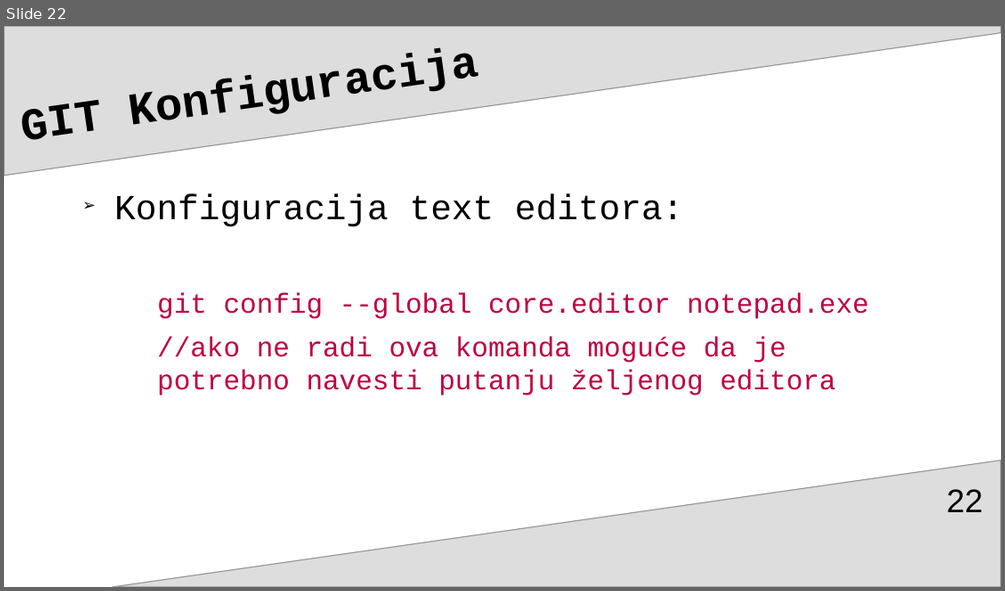
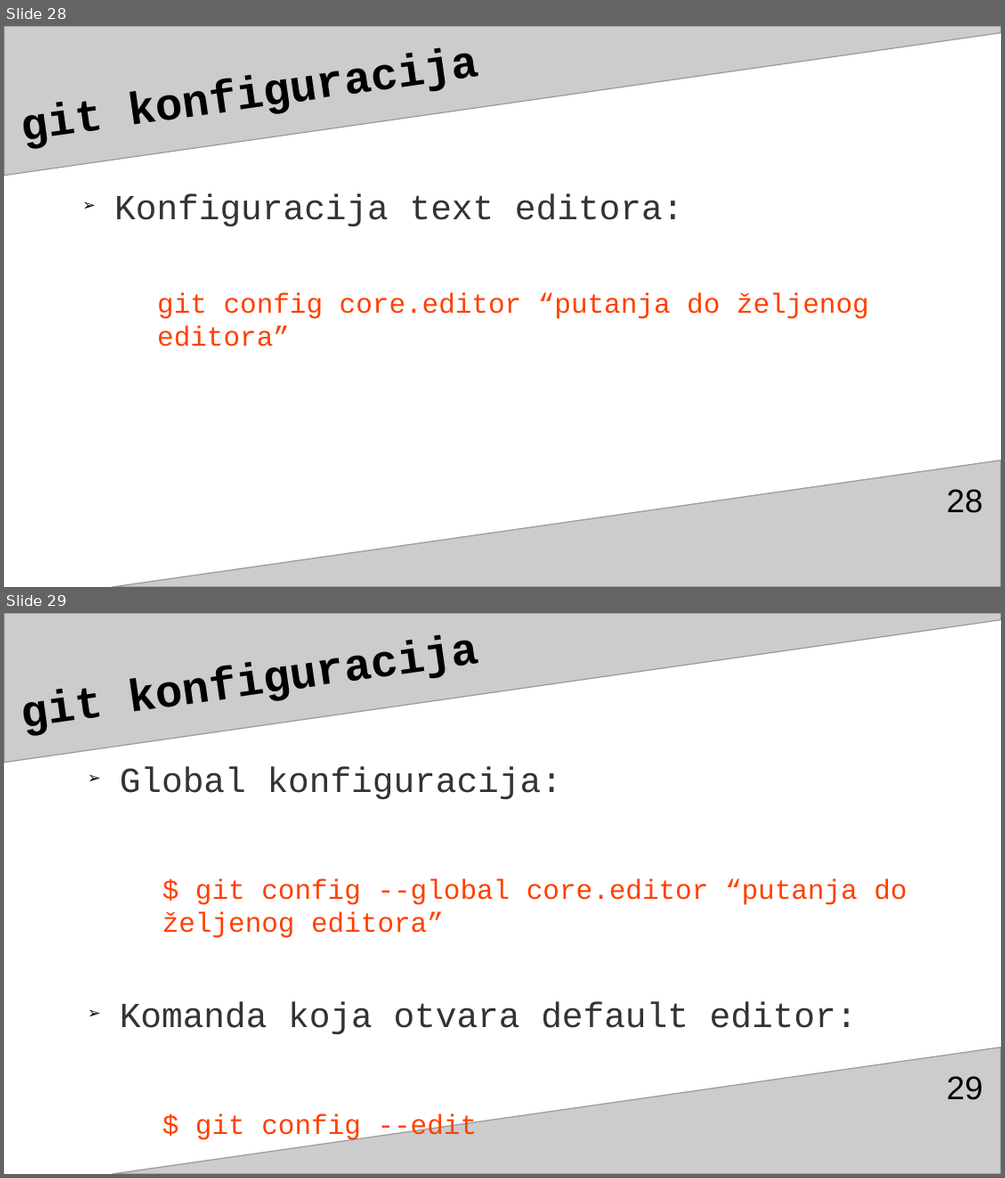
Before and after one commit to adnannukic/prezentacija-za-TSI, a slide deck: gitGitHubAdnanNukićPrez3.odp. Shown one above the other, each under a label of ours: slide 22 before the commit, slides 28 and 29 after it. The pictures are 1005x591 and 1005x1178 pixels, drawn with LibreOffice and Linux fonts; fonts in the diff are those of the drawing. Boxes give left, top, right and bottom in pixels: in the first picture for what was removed or moved away, otherwise in the second. Text is boxed around its words. In the diff, an @@ line names an element or a change of style, - is before the commit and + after.

```diff
--- a/gitGitHubAdnanNukićPrez3.odp
+++ b/gitGitHubAdnanNukićPrez3.odp
@@ slide 29 added at [4,613,1001,1174], background #FFFFFF; not listed: 2 template elements that a slide beside it also shows @@
@@ text added at [120,766,906,1141], 22 pt, text #FF4000 @@
+➢ Global konfiguracija:
+  $ git config --global core.editor “putanja do željenog editora”
+➢ Komanda koja otvara default editor:
+  $ git config --edit
@@ page number added at [947,1076,983,1100], 26 pt, text #000000 @@
+29
@@ title added at [195,1113,245,1140], 36 pt, text #000000, bold @@
+git konfiguracija
@@ what was slide 22 is now slide 28 @@
@@ slide 28 changed as well @@
@@ freeform shape at [4,26,1001,176]: fill #DDDDDD to #CCCCCC @@
@@ title at [15,26,909,168]: text changed @@
-GIT Konfiguracija
+git konfiguracija
@@ text at [114,193,683,226]: text colour #000000 to #333333 in "Konfiguracija text editora:" @@
@@ text at [157,292,869,346]: text changed; text colour #BF0041 to #FF4000 @@
-  git config --global core.editor notepad.exe
-  //ako ne radi ova komanda moguće da je potrebno navesti putanju željenog editora
+  git config core.editor “putanja do željenog editora”
@@ freeform shape at [113,460,1001,587]: fill #DDDDDD to #CCCCCC @@
@@ page number at [947,489,983,513]: text changed @@
-22
+28
```
Also in this commit, not shown: 110 other slides changed, 8 other slides added, 1 slide removed.
